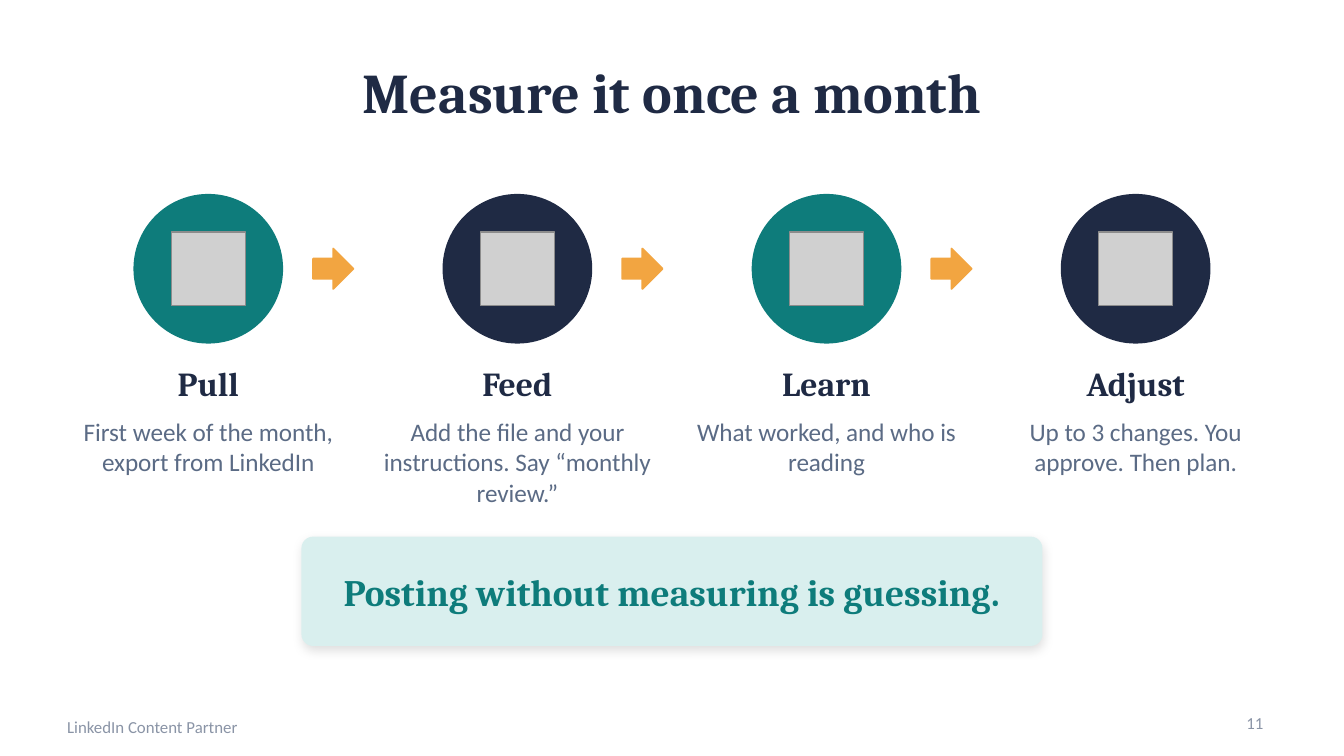
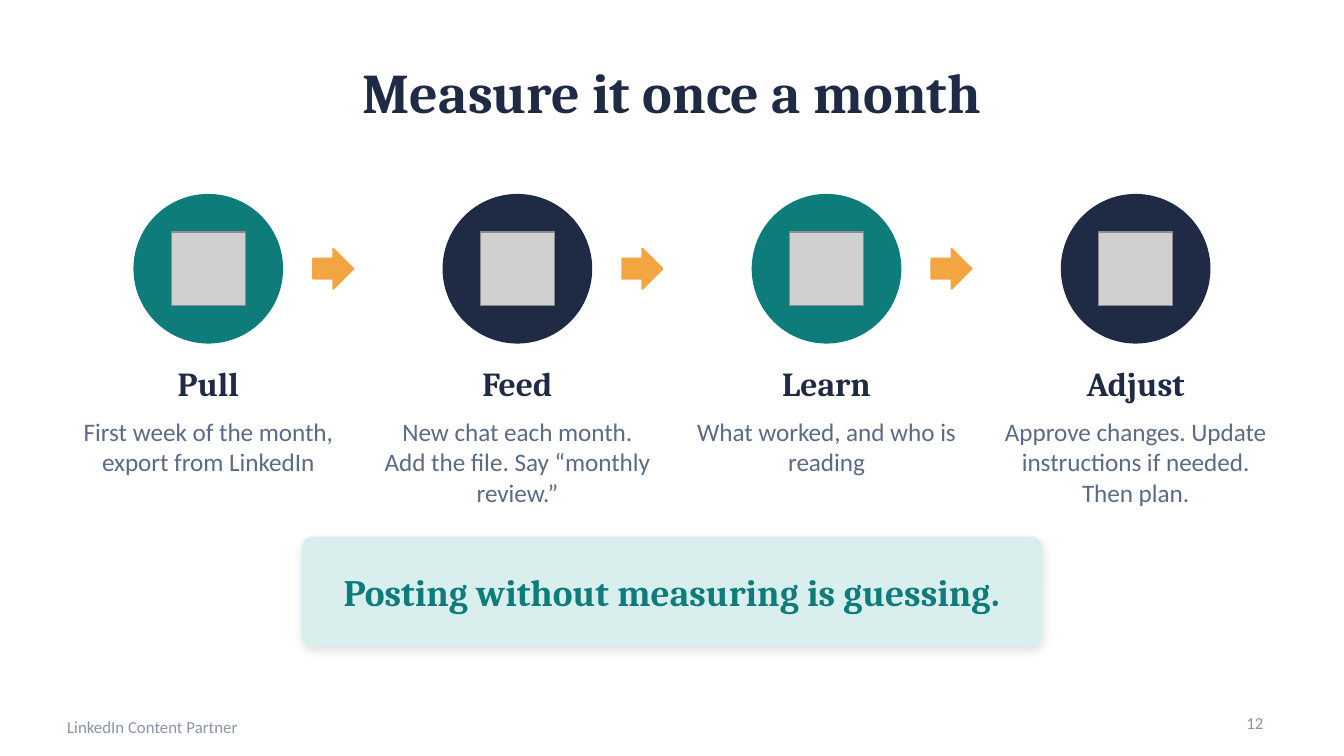
Before and after one commit to crystaljonespmp/LinkedIn-Content-Partner, a slide deck: slide 12 of PowerPoint/LinkedIn-Content-Partner-Setup-Slides.pptx (slide 11 before the commit). Drawn at 1344x756 pixels with LibreOffice and Linux fonts; fonts in the diff are those of the drawing; grey boxes stand for pictures. Boxes give left, top, right and bottom in pixels: in the first picture for what was removed or moved away, otherwise in the second. Text is boxed around its words. In the diff, an @@ line names an element or a change of style, - is before the commit and + after.

```diff
--- a/PowerPoint/LinkedIn-Content-Partner-Setup-Slides.pptx
+++ b/PowerPoint/LinkedIn-Content-Partner-Setup-Slides.pptx
@@ text at <box>385,423,650,502</box>: text changed @@
-Add the file and your instructions. Say “monthly review.”
+New chat each month. Add the file. Say “monthly review.”
@@ text at <box>1005,423,1266,506</box>: text changed @@
-Up to 3 changes. You approve. Then plan.
+Approve changes. Update instructions if needed. Then plan.
@@ page number at <box>1246,718,1263,729</box>: text changed @@
-11
+12
```
Also in this commit, not shown: 1 other slide changed, 1 slide added, 4 other files.
